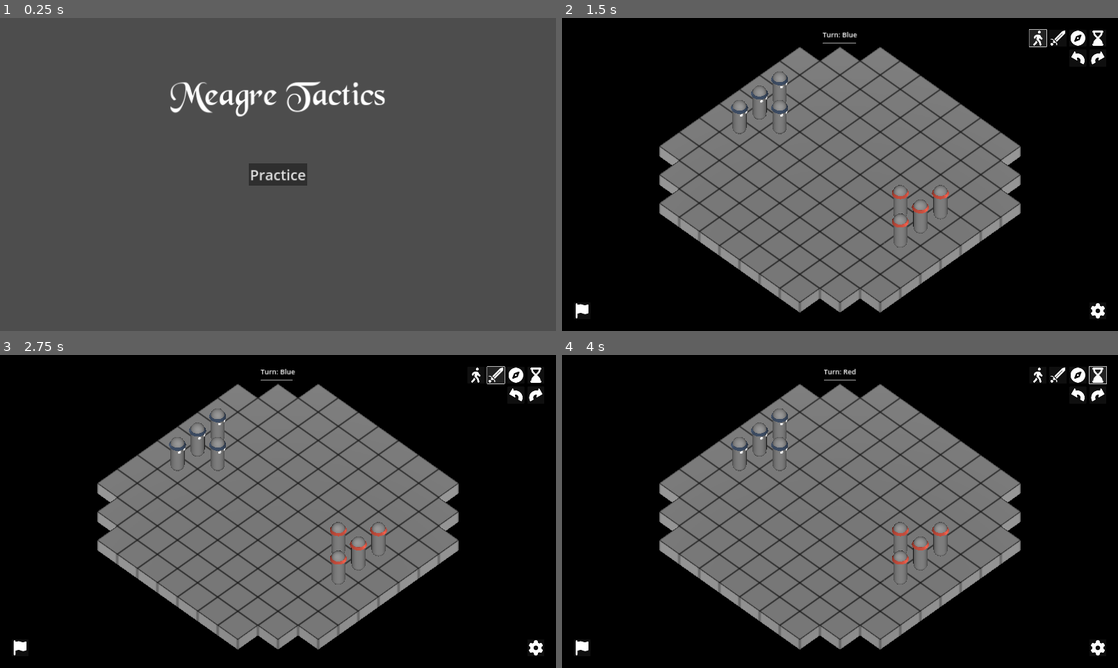
Above: before the commit, frames 1-4 (two rows, left to right).
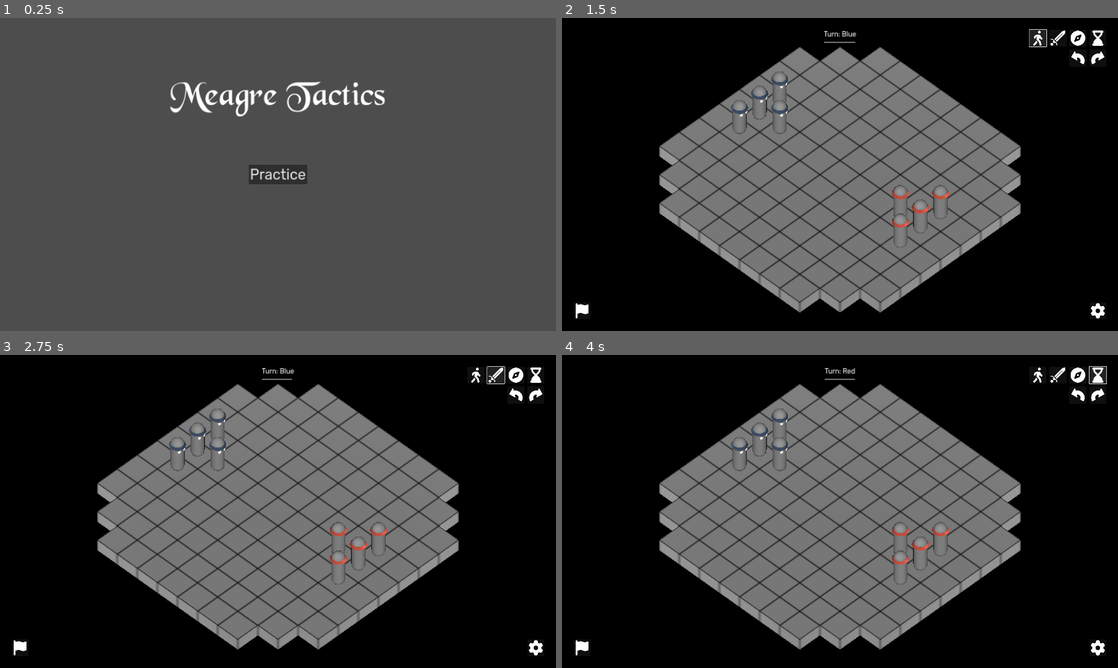
Above: after the commit, the same moments.

Repository: telmotrooper/meagre-tactics
Game: Godot game, scene res://ui/title_screen.tscn
Two runs of this game, one before a commit and one after it. Both use one fixed random seed, a clock stepped at 60 frames per second and the inputs below.
Inputs (mouse positions are in pixels of both pictures, inside the frame that each line leads up to):
- Up to frame 1 (0.25 s): no input
- Up to frame 2 (1.5 s): click "Practice" at 0.5 s; click (1040, 36) at 1.25 s
- Up to frame 3 (2.75 s): click (494, 373) at 2 s
- Up to frame 4 (4 s): click (1079, 373) at 2.75 s; click (1095, 373) at 3.5 s

The runs differ from the first frame. In frame 1, 0.3% of the frame differs, in the area x 44-56%, y 46-54%; in frame 2, 0.1%; in frame 3, 0.1%; in frame 4, 0.1%.

Commit message:
added font 'rubik regular'

Diff:
--- a/project.godot
+++ b/project.godot
@@ -28,6 +28,7 @@
 [gui]
 
 theme/custom="res://ui/theme.tres"
+theme/custom_font="res://ui/fonts/rubik_regular.ttf"
 
 [layer_names]
 
--- a/ui/theme.tres
+++ b/ui/theme.tres
@@ -16,7 +16,6 @@
 RichTextLabel/font_sizes/normal_font_size = 24
 TitleScreenButton/base_type = &"Button"
 TitleScreenButton/font_sizes/font_size = 50
-TitleScreenButton/fonts/font = null
 TitleScreenRichTextLabel/base_type = &"RichTextLabel"
 TitleScreenRichTextLabel/font_sizes/normal_font_size = 120
 TitleScreenRichTextLabel/fonts/normal_font = ExtResource("1_urdoo")
Binary file added: ui/fonts/rubik_regular.ttf
Not shown, added: ui/fonts/rubik_regular.ttf.import
